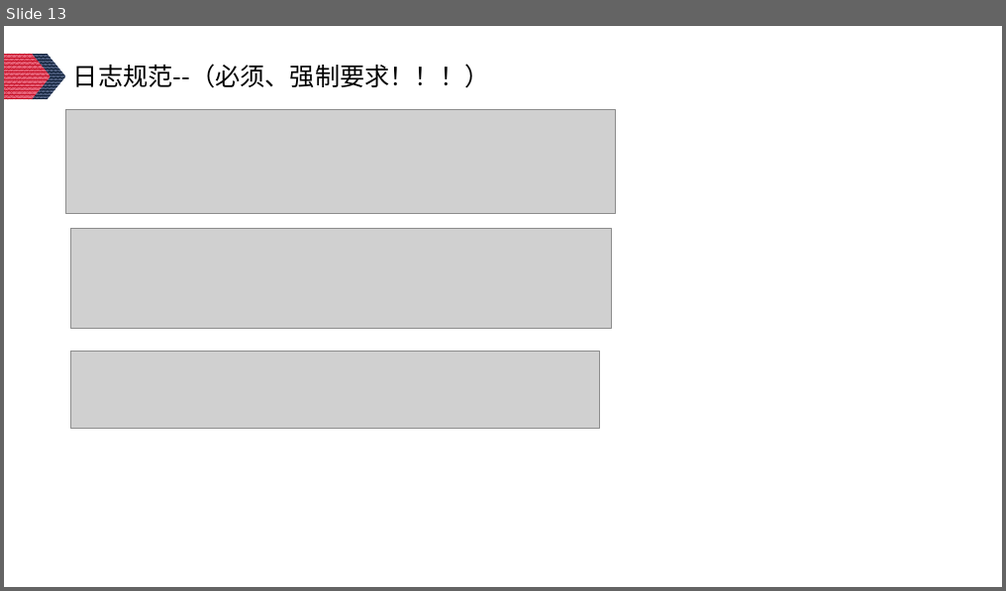
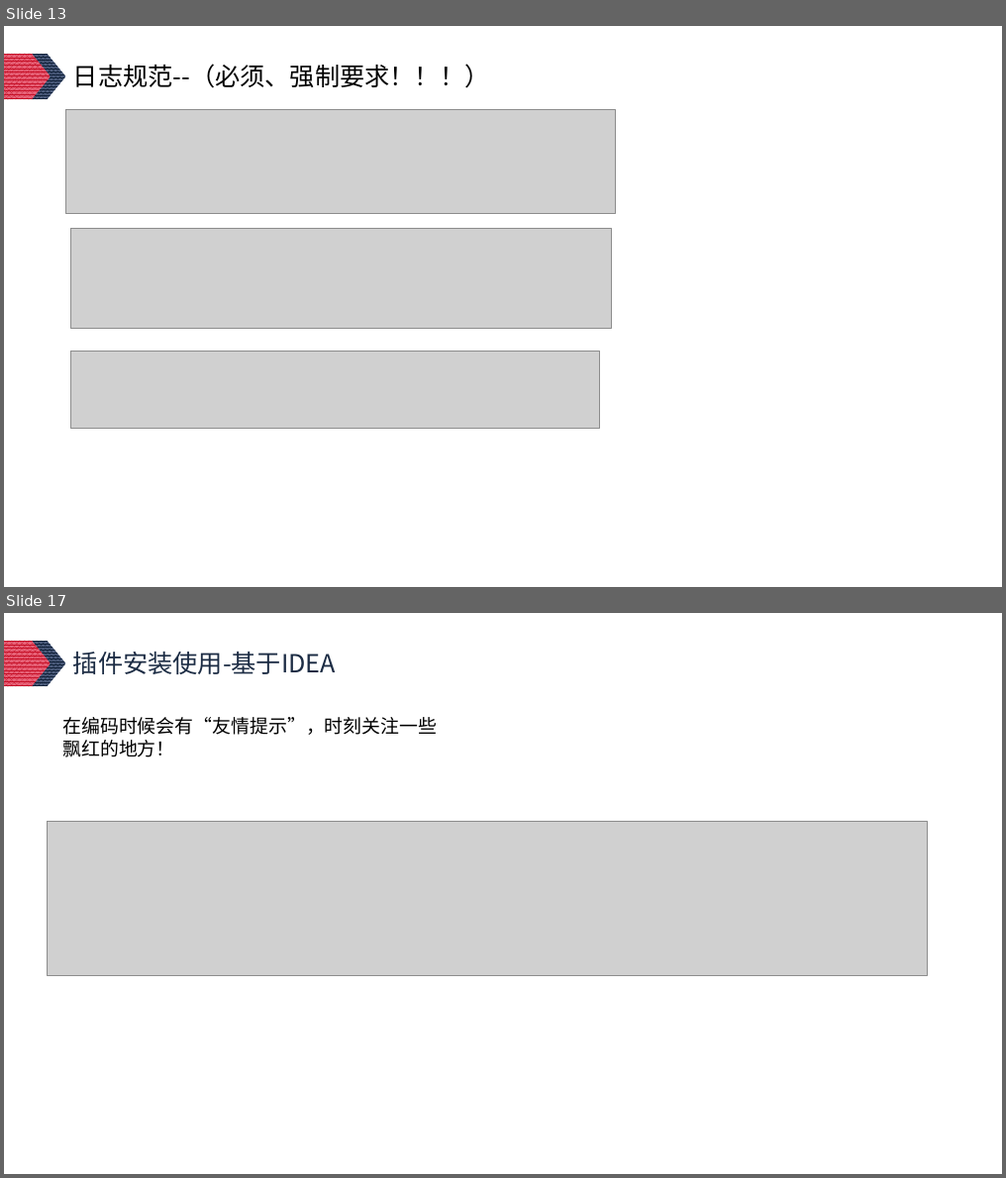
Before and after one commit to Lunzqd/codingProtocol, a slide deck: java开发手册知识分享-李龙.pptx. Shown one above the other, each under a label of ours: slide 13 before the commit, slides 13 and 17 after it; the slides between them are not shown. The pictures are 1006x591 and 1006x1178 pixels, drawn with LibreOffice and Linux fonts; fonts in the diff are those of the drawing; grey boxes stand for pictures. Boxes give left, top, right and bottom in pixels: in the first picture for what was removed or moved away, otherwise in the second. Text is boxed around its words. In the diff, an @@ line names an element or a change of style, - is before the commit and + after.

```diff
--- a/java开发手册知识分享-李龙.pptx
+++ b/java开发手册知识分享-李龙.pptx
@@ slide 17 added at box(4, 613, 1002, 1174), background #FFFFFF; not listed: 2 template elements that a slide beside it also shows @@
@@ text added at box(73, 652, 336, 674), 24 pt, text #1C2C44 @@
+插件安装使用-基于IDEA
@@ text added at box(62, 717, 437, 758), 18 pt, text #000000 @@
+在编码时候会有“友情提示”，时刻关注一些飘红的地方！
@@ picture added at box(47, 821, 927, 975) @@
```
Also in this commit, not shown: 12 other slides changed, 4 other slides added, 1 slide removed.
